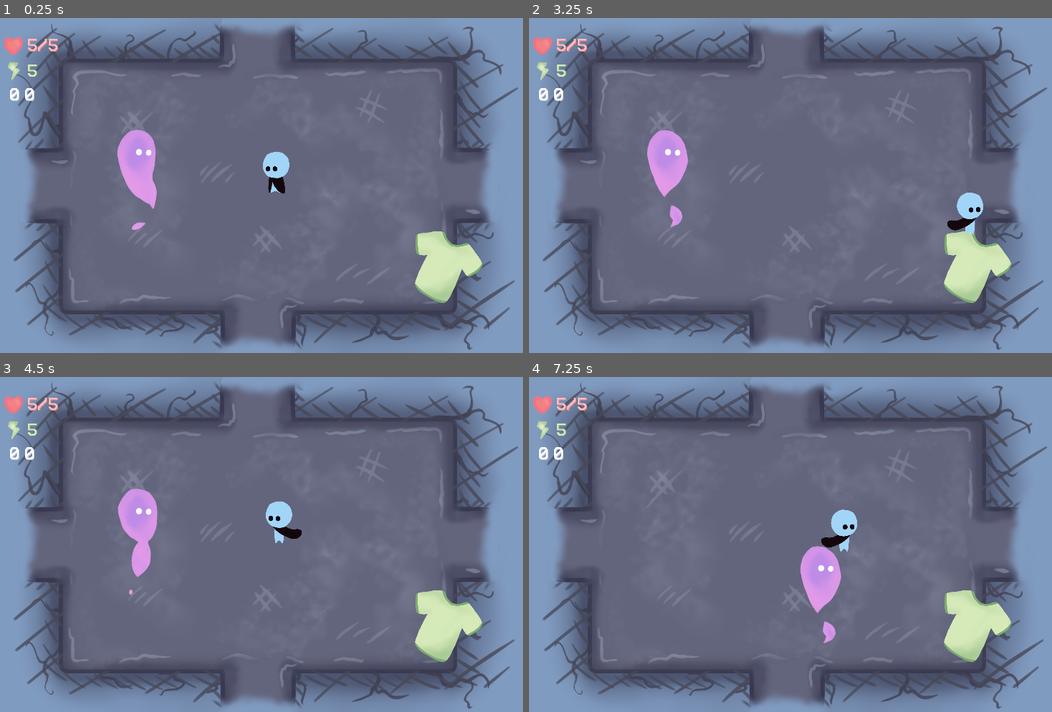
Above: before the commit, frames 1-4 (two rows, left to right).
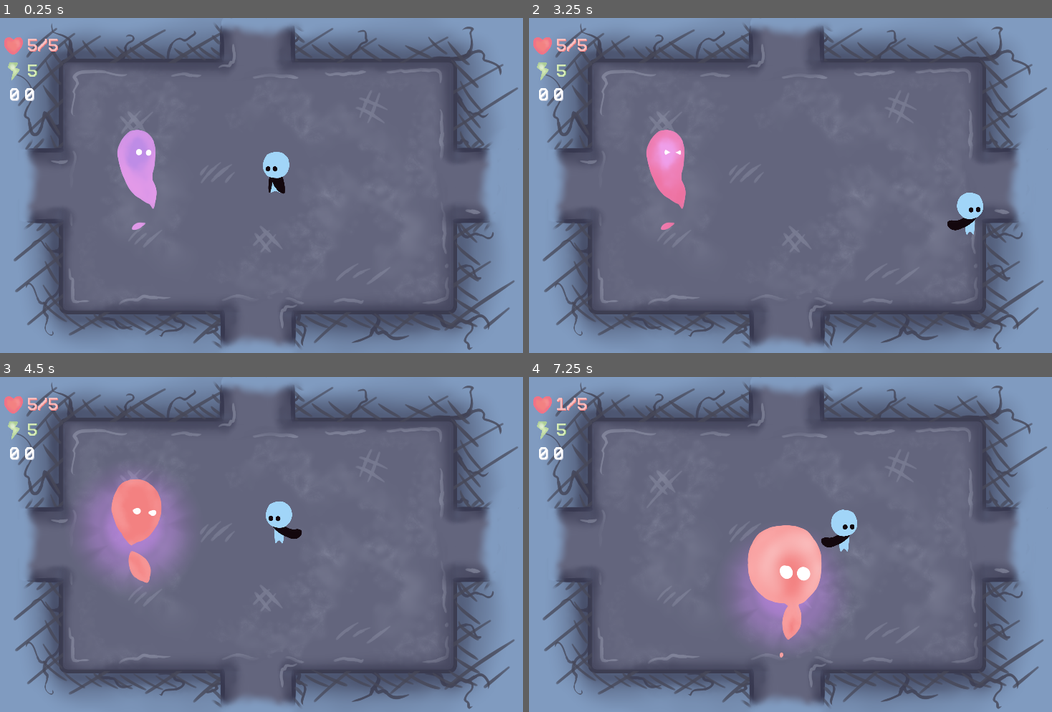
Above: after the commit, the same moments.

Repository: bucketfish/box-arena
Game: Godot game, scene res://base.tscn
Same seed, same stepped clock (60 frames per second), same inputs: the game is played once before the commit and once after it.
Inputs:
- Up to frame 1 (0.25 s): no input
- Up to frame 2 (3.25 s): hold Right (right) 0.53-1.28 s; tap X (attack) at 0.6, 2.1 s; hold Down (down) 1.28-2.03 s; tap Z (pickup) at 1.35, 2.85 s; hold Right (right) 2.03-2.78 s; hold Up (ui_up) from 2.78 s (still down)
- Up to frame 3 (4.5 s): release Up (ui_up) at 3.53 s; hold Left (left) from 3.53 s (still down); tap X (attack) at 3.6 s; tap Z (pickup) at 4.35 s
- Up to frame 4 (7.25 s): release Left (left) at 5.03 s; hold Down (down) 5.03-5.78 s; tap X (attack) at 5.1, 6.6 s; hold Right (right) 5.78-6.53 s; tap Z (pickup) at 5.85 s; hold Up (ui_up) from 6.53 s (still down)

The runs differ from the first frame. In frame 1, 1.7% of the frame differs, in the area x 79-93%, y 63-86%; in frame 2, 3.2%; in frame 3, 6.3%; in frame 4, 7.2%, in the area x 5-93%, y 6-86%.

Commit message:
fight!

Diff:
--- a/base.tscn
+++ b/base.tscn
@@ -157,7 +157,7 @@
 [node name="room" parent="." instance=ExtResource( 1 )]
 
 [node name="enemy dummy" type="Node2D" parent="."]
-position = Vector2( 844, 441 )
+position = Vector2( 1148, 479 )
 script = ExtResource( 19 )
 
 [node name="Sprite" type="Sprite" parent="enemy dummy"]
--- a/combat/hitbox.gd
+++ b/combat/hitbox.gd
@@ -5,6 +5,7 @@
 # var a = 2
 # var b = "text"
 
+export(int) var damage
 
 # Called when the node enters the scene tree for the first time.
 func _ready():
--- a/combat/hurtbox.gd
+++ b/combat/hurtbox.gd
@@ -7,4 +7,9 @@
 
 func _on_hurtbox_area_entered(area):
 	if area.is_in_group("hitbox"):
-		get_parent().take_damage()
+		get_parent().take_damage(area.damage)
+
+func start_invincibility(time):
+	monitoring = false
+	yield(get_tree().create_timer(time), "timeout")
+	monitoring = true
--- a/monsters/monster.gd
+++ b/monsters/monster.gd
@@ -7,16 +7,17 @@
 export var type = "nyam"
 const item = preload("res://items/item.tscn")
 onready var base = get_node("/root/base")
+onready var hitbox = $hitbox
 
 func _ready():
 	health = Data.bosses[type]["health"]
 	damage = Data.bosses[type]["damage"]
+	hitbox.damage = damage
 
-func hurt():
-	health -= Data.items[Persistent.weapon]['damage']
+func hurt(damageval):
+	health -= damageval
 	if health <= 0:
 		die()
-
 
 
 func die():
--- a/monsters/sol.gd
+++ b/monsters/sol.gd
@@ -1,13 +1,16 @@
 extends "res://monsters/monster.gd"
 
 onready var anim = $animtree.get("parameters/playback")
+onready var hurtanim = $damage_anim
 onready var player_detect = $player_detect
 onready var sprite = $Sprite
+onready var hurtbox = $hurtbox
+onready var hitbox2 = $hitbox2
 
 var velocity = Vector2()
 var knockback = Vector2()
 
-export var speed = 170
+export var speed = 130
 export var friction = 0.4
 export var acceleration = 0.4
 
@@ -15,14 +18,13 @@
 
 func _ready():
 	anim.travel("idle")
+	hitbox2.damage = damage
 
-func take_damage():
-	if !invincible:
-		invincible = true
-		knockback = player_detect.player.knockback_vector * 500
-		hurt()
-		yield(get_tree().create_timer(1), "timeout")
-		invincible = false
+func take_damage(damageval):
+	hurtanim.play("hurt")
+	knockback = player_detect.player.knockback_vector * 500
+	hurt(damageval)
+	hurtbox.start_invincibility(0.5)
 
 
 func _physics_process(delta):
@@ -38,7 +40,7 @@
 
 		"chase":
 			var player = player_detect.player
-			if player != null:
+			if player != null && abs(global_position.distance_to(player.global_position)) > 60:
 				var direction = (player.global_position - global_position).normalized()
 
 				velocity = lerp(velocity, direction * speed, acceleration * delta * 100)
@@ -52,3 +54,7 @@
 func seek_player():
 	if player_detect.can_see_player():
 		state = "chase"
+
+
+func _on_damage_timeout():
+	anim.travel("charge")
--- a/monsters/sol.tscn
+++ b/monsters/sol.tscn
@@ -1,8 +1,17 @@
-[gd_scene load_steps=13 format=2]
+[gd_scene load_steps=19 format=2]
 
 [ext_resource path="res://monsters/monster.tscn" type="PackedScene" id=1]
 [ext_resource path="res://monsters/sol.gd" type="Script" id=2]
 [ext_resource path="res://monsters/player_detect.gd" type="Script" id=3]
+[ext_resource path="res://monsters/light.png" type="Texture" id=4]
+[ext_resource path="res://combat/hitbox.tscn" type="PackedScene" id=5]
+
+[sub_resource type="CircleShape2D" id=10]
+radius = 99.0051
+
+[sub_resource type="CapsuleShape2D" id=13]
+radius = 31.0
+height = 80.0
 
 [sub_resource type="Animation" id=2]
 length = 0.001
@@ -17,12 +26,35 @@
 "transitions": PoolRealArray( 1 ),
 "update": 0,
 "values": [ 0 ]
+}
+tracks/1/type = "value"
+tracks/1/path = NodePath("hitbox:monitorable")
+tracks/1/interp = 1
+tracks/1/loop_wrap = true
+tracks/1/imported = false
+tracks/1/enabled = true
+tracks/1/keys = {
+"times": PoolRealArray( 0 ),
+"transitions": PoolRealArray( 1 ),
+"update": 0,
+"values": [ false ]
+}
+tracks/2/type = "value"
+tracks/2/path = NodePath("Sprite2:self_modulate")
+tracks/2/interp = 1
+tracks/2/loop_wrap = true
+tracks/2/imported = false
+tracks/2/enabled = true
+tracks/2/keys = {
+"times": PoolRealArray( 0 ),
+"transitions": PoolRealArray( 1 ),
+"update": 0,
+"values": [ Color( 0.784314, 0.541176, 0.937255, 0 ) ]
 }
 
 [sub_resource type="Animation" id=3]
 resource_name = "charge"
 length = 1.6
-step = 0.2
 tracks/0/type = "value"
 tracks/0/path = NodePath("Sprite:frame")
 tracks/0/interp = 1
@@ -34,6 +66,30 @@
 "transitions": PoolRealArray( 1, 1, 1, 1, 1, 1, 1, 1 ),
 "update": 1,
 "values": [ 4, 5, 6, 7, 8, 9, 10, 11 ]
+}
+tracks/1/type = "value"
+tracks/1/path = NodePath("hitbox:monitorable")
+tracks/1/interp = 1
+tracks/1/loop_wrap = true
+tracks/1/imported = false
+tracks/1/enabled = true
+tracks/1/keys = {
+"times": PoolRealArray( 0.8, 1.5 ),
+"transitions": PoolRealArray( 1, 1 ),
+"update": 1,
+"values": [ true, false ]
+}
+tracks/2/type = "value"
+tracks/2/path = NodePath("Sprite2:self_modulate")
+tracks/2/interp = 1
+tracks/2/loop_wrap = true
+tracks/2/imported = false
+tracks/2/enabled = true
+tracks/2/keys = {
+"times": PoolRealArray( 0.7, 0.9, 1.5, 1.6 ),
+"transitions": PoolRealArray( 1, 1, 1, 1 ),
+"update": 0,
+"values": [ Color( 0.784314, 0.541176, 0.937255, 0 ), Color( 0.784314, 0.541176, 0.937255, 0.796078 ), Color( 0.784314, 0.541176, 0.937255, 0.796078 ), Color( 0.784314, 0.541176, 0.937255, 0 ) ]
 }
 
 [sub_resource type="Animation" id=1]
@@ -64,6 +120,7 @@
 
 [sub_resource type="AnimationNodeStateMachineTransition" id=9]
 switch_mode = 2
+auto_advance = true
 
 [sub_resource type="AnimationNodeStateMachine" id=6]
 states/charge/node = SubResource( 4 )
@@ -75,33 +132,99 @@
 
 [sub_resource type="AnimationNodeStateMachinePlayback" id=7]
 
+[sub_resource type="Animation" id=11]
+length = 0.001
+tracks/0/type = "value"
+tracks/0/path = NodePath(".:modulate")
+tracks/0/interp = 1
+tracks/0/loop_wrap = true
+tracks/0/imported = false
+tracks/0/enabled = true
+tracks/0/keys = {
+"times": PoolRealArray( 0 ),
+"transitions": PoolRealArray( 1 ),
+"update": 0,
+"values": [ Color( 1, 1, 1, 1 ) ]
+}
+
+[sub_resource type="Animation" id=12]
+resource_name = "hurt"
+length = 0.2
+step = 0.01
+tracks/0/type = "value"
+tracks/0/path = NodePath(".:modulate")
+tracks/0/interp = 1
+tracks/0/loop_wrap = true
+tracks/0/imported = false
+tracks/0/enabled = true
+tracks/0/keys = {
+"times": PoolRealArray( 0, 0.08, 0.2 ),
+"transitions": PoolRealArray( 1, 1, 1 ),
+"update": 0,
+"values": [ Color( 1, 1, 1, 1 ), Color( 0.411765, 0, 0, 1 ), Color( 1, 1, 1, 1 ) ]
+}
+
 [node name="monster" instance=ExtResource( 1 )]
 script = ExtResource( 2 )
 type = "sol"
 
-[node name="hitbox" parent="." index="2"]
+[node name="Sprite2" type="Sprite" parent="." index="0"]
+self_modulate = Color( 0.784314, 0.541176, 0.937255, 0 )
+scale = Vector2( 0.25, 0.25 )
+texture = ExtResource( 4 )
+
+[node name="CollisionShape2D" parent="." index="2"]
+visible = false
+
+[node name="hitbox" parent="." index="3"]
 collision_layer = 32
 collision_mask = 4
-
-[node name="hurtbox" parent="." index="3"]
+monitorable = false
+
+[node name="CollisionShape2D" parent="hitbox" index="0"]
+position = Vector2( 0, 0 )
+shape = SubResource( 10 )
+
+[node name="hurtbox" parent="." index="4"]
+visible = false
 collision_layer = 16
 collision_mask = 8
 
-[node name="anim" type="AnimationPlayer" parent="." index="4"]
+[node name="hitbox2" parent="." index="5" instance=ExtResource( 5 )]
+collision_layer = 32
+collision_mask = 4
+
+[node name="CollisionShape2D" parent="hitbox2" index="0"]
+position = Vector2( 0, 0 )
+shape = SubResource( 13 )
+
+[node name="anim" type="AnimationPlayer" parent="." index="6"]
 anims/RESET = SubResource( 2 )
 anims/charge = SubResource( 3 )
 anims/idle = SubResource( 1 )
 
-[node name="animtree" type="AnimationTree" parent="." index="5"]
+[node name="animtree" type="AnimationTree" parent="." index="7"]
 tree_root = SubResource( 6 )
 anim_player = NodePath("../anim")
 active = true
 parameters/playback = SubResource( 7 )
 
-[node name="player_detect" parent="." index="6"]
+[node name="damage_anim" type="AnimationPlayer" parent="." index="8"]
+anims/RESET = SubResource( 11 )
+anims/hurt = SubResource( 12 )
+
+[node name="player_detect" parent="." index="9"]
+visible = false
 script = ExtResource( 3 )
+
+[node name="damage" type="Timer" parent="." index="10"]
+wait_time = 3.0
+autostart = true
 
 [connection signal="body_entered" from="player_detect" to="player_detect" method="_on_player_detect_body_entered"]
 [connection signal="body_exited" from="player_detect" to="player_detect" method="_on_player_detect_body_exited"]
-
+[connection signal="timeout" from="damage" to="." method="_on_damage_timeout"]
+
+[editable path="hitbox"]
 [editable path="hurtbox"]
+[editable path="hitbox2"]
--- a/player/player.gd
+++ b/player/player.gd
@@ -10,6 +10,7 @@
 
 onready var animtree = $animtree
 onready var anim = $animtree.get("parameters/playback")
+onready var hurtanim = $damageanim
 onready var sprite = $Sprite
 onready var pickup_area = $pickup_area
 onready var weapon = $Sprite/weapon
@@ -133,8 +134,13 @@
 func update_weapon():
 	if Persistent.weapon != "":
 		weapon.texture = load("res://assets/items/" + Persistent.weapon + ".png")
+		hitbox.damage = Data.items[Persistent.weapon]["damage"]
 	else:
 		weapon.texture = null
+		hitbox.damage = 0
 
-func take_damage():
-	print("OUCH")
+func take_damage(damageval):
+	hurtanim.play("hurt")
+	Persistent.health -= damageval
+	bars.update_bars()
+	hurtbox.start_invincibility(0.5)
--- a/player/player.tscn
+++ b/player/player.tscn
@@ -7,6 +7,38 @@
 
 [sub_resource type="RectangleShape2D" id=1]
 extents = Vector2( 25, 38 )
+
+[sub_resource type="Animation" id=20]
+length = 0.001
+tracks/0/type = "value"
+tracks/0/path = NodePath(".:modulate")
+tracks/0/interp = 1
+tracks/0/loop_wrap = true
+tracks/0/imported = false
+tracks/0/enabled = true
+tracks/0/keys = {
+"times": PoolRealArray( 0 ),
+"transitions": PoolRealArray( 1 ),
+"update": 0,
+"values": [ Color( 1, 1, 1, 1 ) ]
+}
+
+[sub_resource type="Animation" id=21]
+resource_name = "hurt"
+length = 0.2
+step = 0.01
+tracks/0/type = "value"
+tracks/0/path = NodePath(".:modulate")
+tracks/0/interp = 1
+tracks/0/loop_wrap = true
+tracks/0/imported = false
+tracks/0/enabled = true
+tracks/0/keys = {
+"times": PoolRealArray( 0, 0.09, 0.2 ),
+"transitions": PoolRealArray( 1, 1, 1 ),
+"update": 0,
+"values": [ Color( 1, 1, 1, 1 ), Color( 0.411765, 0, 0, 1 ), Color( 1, 1, 1, 1 ) ]
+}
 
 [sub_resource type="Animation" id=2]
 length = 0.001
@@ -241,6 +273,10 @@
 position = Vector2( 0, 2.5 )
 shape = SubResource( 1 )
 
+[node name="damageanim" type="AnimationPlayer" parent="."]
+anims/RESET = SubResource( 20 )
+anims/hurt = SubResource( 21 )
+
 [node name="anim" type="AnimationPlayer" parent="."]
 anims/RESET = SubResource( 2 )
 anims/attack = SubResource( 5 )
Not shown: 1 places in player/player.tscn that only renumber resources
